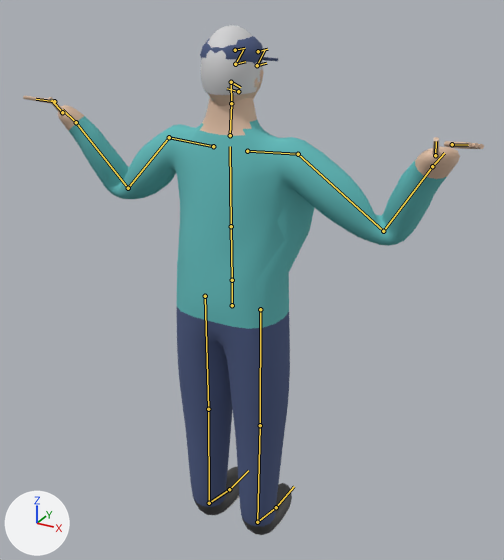
Renders of the glTF model characters/driver.glb from each side of a commit.
Camera for both pictures: a camera (50 mm lens) standing at (1.036, -1.754, 1.913) and looking at (0.014, 0.106, 0.983). Every picture has the same lights, and +X, +Y and +Z are marked at lower left. The older version comes first. Both versions are drawn at frame 0 of the action 'arms_cross'; the numbers are the values there. The bones that change, and the others that lie on the model, are drawn over the model as lines.

The first picture shows 'driver_Mesh'.
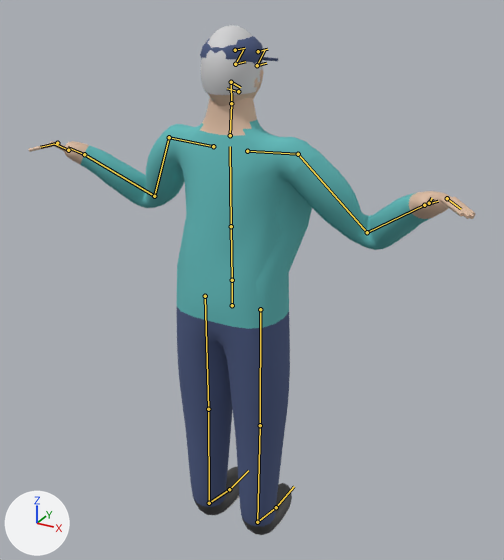
Pixel boxes (x1, y1, x2, y2) of what changed, in the pictures (504 x 560 px):
'driver_Mesh', posed: before (23, 25, 484, 535); after (28, 25, 476, 535)
bone 'UpperArm.L', root to tip: before (169, 137) to (128, 188); after (169, 137) to (154, 196)
bone 'UpperArm.R', root to tip: before (298, 154) to (383, 231); after (298, 154) to (367, 232)

The edits, one by one:
Bone 'UpperArm.L' (bone_upperarm_l) turns from (42, -58, -31) to (55, -62, -63) degrees about its own x, y and z.
Bone 'UpperArm.R' (bone_upperarm_r) turns from (42, 58, 31) to (55, 62, 63) degrees about its own x, y and z.
